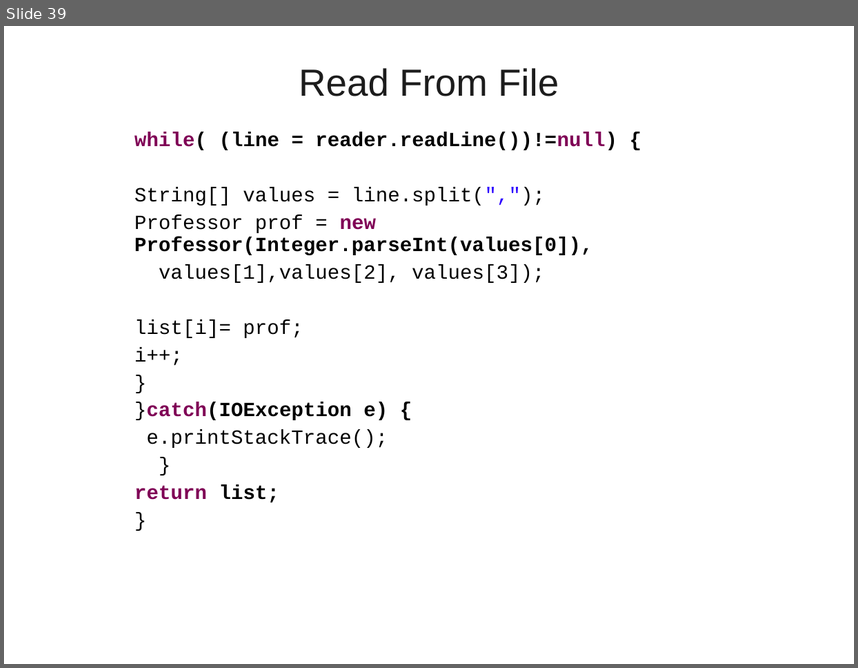
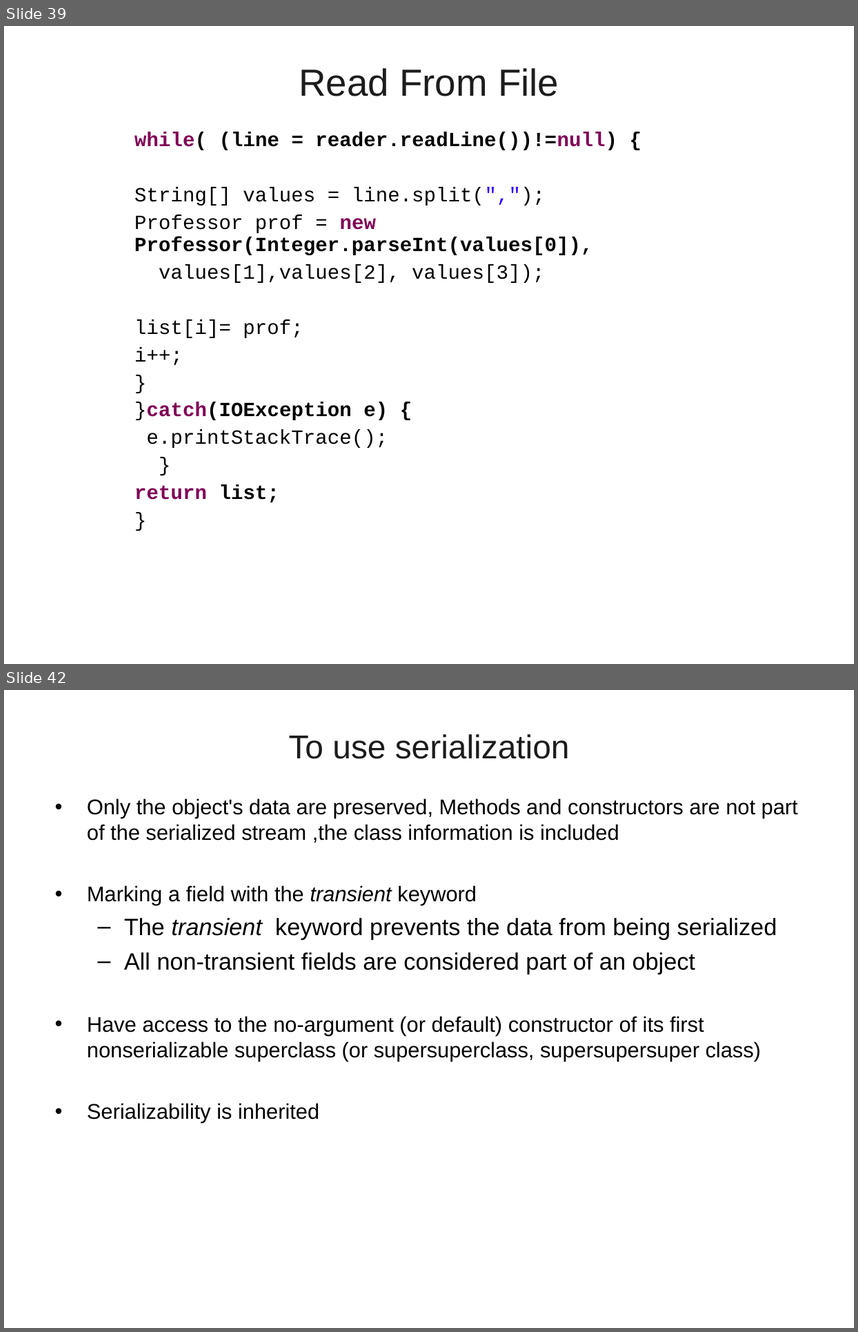
Before and after one commit to vatsanTraining/lumen_sep_2021, a slide deck: Java_Day_Three_Lumen_2021.ppt. Shown one above the other, each under a label of ours: slide 39 before the commit, slides 39 and 42 after it; the slides between them are not shown. The pictures are 858x668 and 858x1332 pixels, drawn with LibreOffice and Linux fonts; fonts in the diff are those of the drawing; background and template pictures are left out. Boxes give left, top, right and bottom in pixels: in the first picture for what was removed or moved away, otherwise in the second. Text is boxed around its words. In the diff, an @@ line names an element or a change of style, - is before the commit and + after.

```diff
--- a/Java_Day_Three_Lumen_2021.ppt
+++ b/Java_Day_Three_Lumen_2021.ppt
@@ slide 42 added at (4, 690, 854, 1328), background picture (left out) @@
@@ title added at (289, 734, 570, 759), 28 pt, text #1C1C1C @@
+To use serialization
@@ text added at (87, 798, 798, 1123), 18 pt, text #000000 @@
+• Only the object's data are preserved, Methods and constructors are not part of the serialized stream ,the class information is included
+• Marking a field with the transient keyword
+  – The transient keyword prevents the data from being serialized
+  – All non-transient fields are considered part of an object
+• Have access to the no-argument (or default) constructor of its first nonserializable superclass (or supersuperclass, supersupersuper class)
+• Serializability is inherited
```
Also in this commit, not shown: 6 other slides added.
